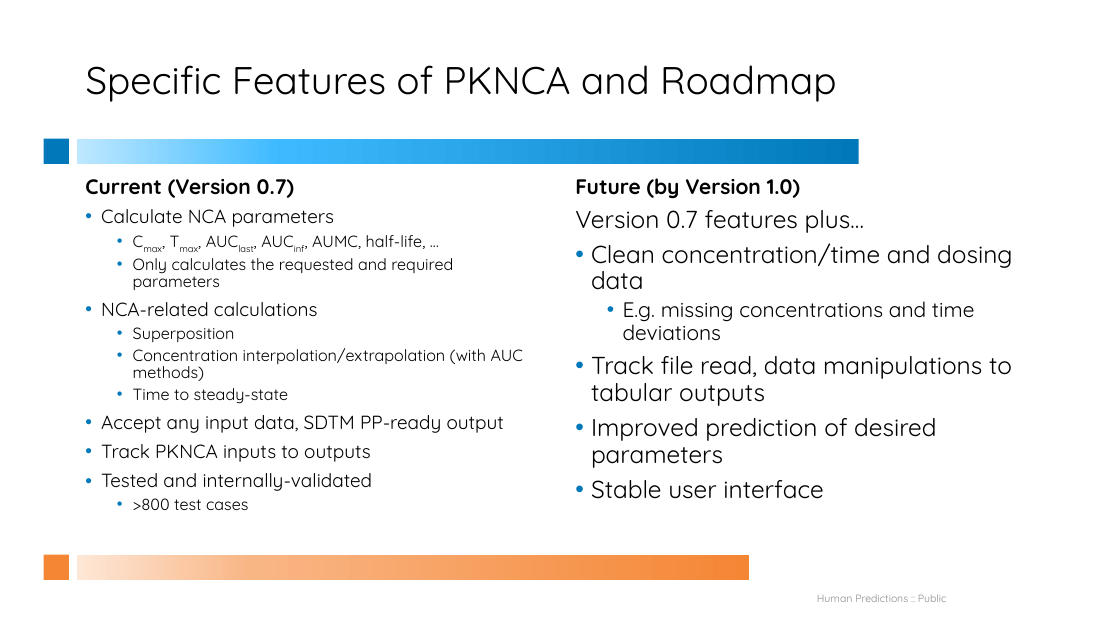
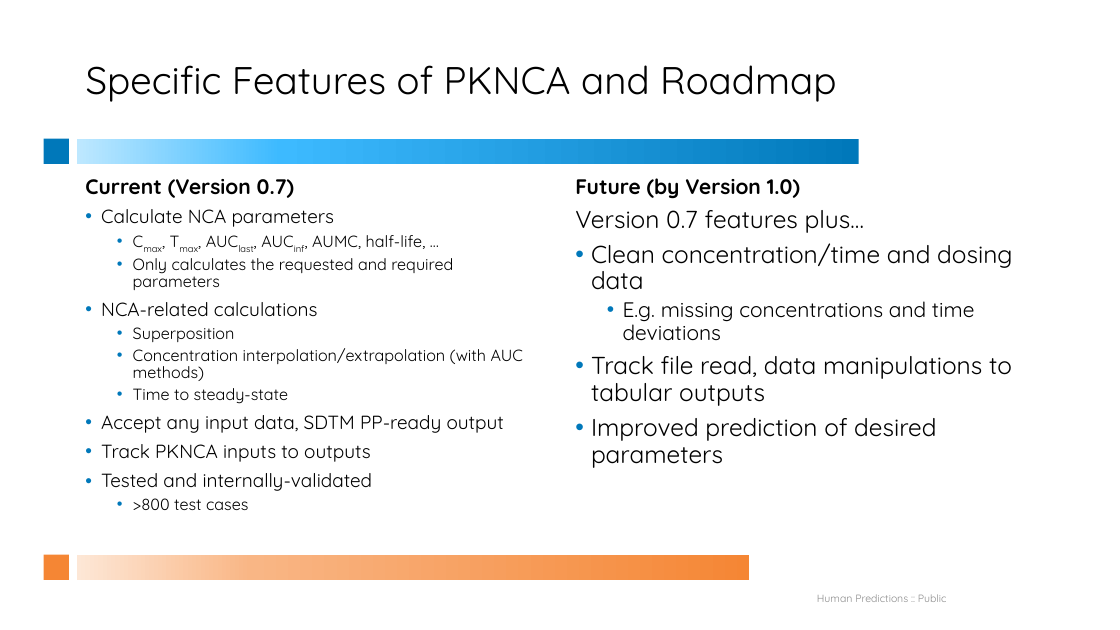
Before and after one commit to billdenney/pknca, a slide deck: slide 6 of vignettes/PKNCA-ISoP_Study_Group-2016-05-25.pptx. Drawn at 1120x630 pixels with LibreOffice and Linux fonts; fonts in the diff are those of the drawing. Boxes give left, top, right and bottom in pixels: in the first picture for what was removed or moved away, otherwise in the second. Text is boxed around its words. In the diff, an @@ line names an element or a change of style, - is before the commit and + after.

Commit message:
Minor text clarifications

```diff
--- a/vignettes/PKNCA-ISoP_Study_Group-2016-05-25.pptx
+++ b/vignettes/PKNCA-ISoP_Study_Group-2016-05-25.pptx
@@ text at (591,480,823,499): paragraph removed @@
-• Stable user interface
```
Also in this commit, not shown: 4 other slides changed.
